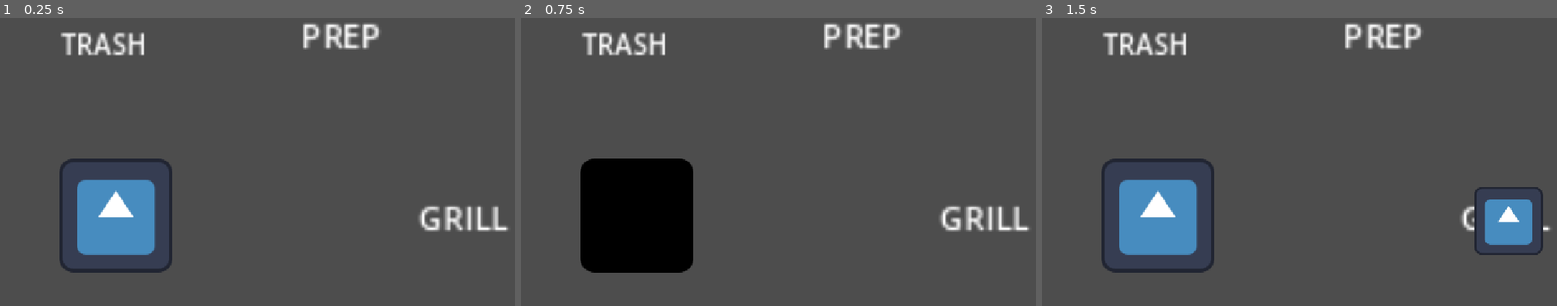
Above: before the commit, frames 1-3 (left to right).
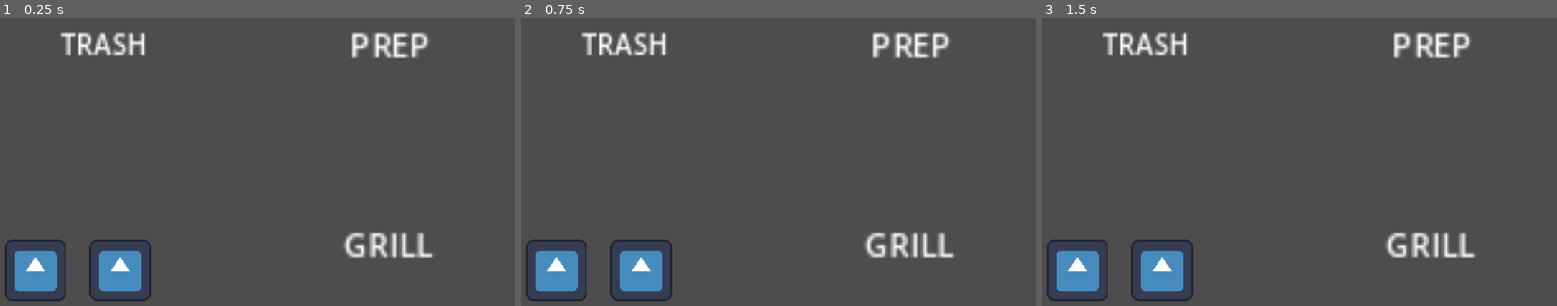
Above: after the commit, the same moments.

Repository: mosssara/Fish-and-Bun
Game: Godot game, scene res://scene/playarea.tscn
Two runs of this game, one before a commit and one after it. Both use one fixed random seed, a clock stepped at 60 frames per second and the inputs below. The engine's default icon, where the game draws it, is replaced by a stand-in: a white triangle on a blue panel in a dark square.
Inputs (mouse positions are in pixels of both pictures, inside the frame that each line leads up to):
- Up to frame 1 (0.25 s): no input
- Up to frame 2 (0.75 s): tap Enter at 0.5 s; move the mouse to (634, 216) at 0.52 s; click (634, 216) at 0.67 s
- Up to frame 3 (1.5 s): tap Space at 1.25 s; move the mouse to (1510, 219) at 1.27 s; click (1510, 219) at 1.42 s

The runs differ from the first frame. In frame 1, 11% of the frame differs, in the area x 0-99%, y 1-99%; in frame 2, 14%; in frame 3, 12%.

Commit message:
getting most basic
-bun pick and place grill
-get grill done need fix

Diff:
--- a/scene/bun.tscn
+++ b/scene/bun.tscn
@@ -16,7 +16,8 @@
 
 [sub_resource type="CircleShape2D" id="CircleShape2D_b1lj4"]
 
-[node name="StaticBody2D" type="StaticBody2D" unique_id=714578673]
+[node name="bun" type="StaticBody2D" unique_id=714578673]
+input_pickable = true
 script = ExtResource("1_lorh1")
 
 [node name="AnimatedSprite2D" type="AnimatedSprite2D" parent="." unique_id=775264034]
@@ -28,3 +29,5 @@
 [node name="CollisionShape2D" type="CollisionShape2D" parent="." unique_id=251103812]
 scale = Vector2(-6.7967796, -6.7967796)
 shape = SubResource("CircleShape2D_b1lj4")
+
+[connection signal="input_event" from="." to="." method="_on_input_event"]
--- /dev/null
+++ b/scene/meat.tscn
@@ -0,0 +1,33 @@
+[gd_scene format=3 uid="uid://bkknqjyu1uqpj"]
+
+[ext_resource type="Script" uid="uid://c4w7p6lxecukd" path="res://script/meat.gd" id="1_muswl"]
+[ext_resource type="Texture2D" uid="uid://dow5gddlsjcoi" path="res://icon.svg" id="2_ldbd8"]
+
+[sub_resource type="SpriteFrames" id="SpriteFrames_13qdw"]
+animations = [{
+"frames": [{
+"duration": 1.0,
+"texture": ExtResource("2_ldbd8")
+}],
+"loop": 1,
+"name": &"default",
+"speed": 5.0
+}]
+
+[sub_resource type="CircleShape2D" id="CircleShape2D_b1lj4"]
+
+[node name="meat" type="StaticBody2D" unique_id=714578673]
+input_pickable = true
+script = ExtResource("1_muswl")
+
+[node name="AnimatedSprite2D" type="AnimatedSprite2D" parent="." unique_id=775264034]
+sprite_frames = SubResource("SpriteFrames_13qdw")
+
+[node name="cooktime" type="Timer" parent="." unique_id=1787109346]
+one_shot = true
+
+[node name="CollisionShape2D" type="CollisionShape2D" parent="." unique_id=251103812]
+scale = Vector2(-6.7967796, -6.7967796)
+shape = SubResource("CircleShape2D_b1lj4")
+
+[connection signal="input_event" from="." to="." method="_on_input_event"]
--- a/scene/playarea.tscn
+++ b/scene/playarea.tscn
@@ -3,7 +3,9 @@
 [ext_resource type="Script" uid="uid://bcsvsms7jksn" path="res://script/bunpick.gd" id="1_eyfrx"]
 [ext_resource type="Texture2D" uid="uid://dow5gddlsjcoi" path="res://icon.svg" id="2_6s32a"]
 [ext_resource type="Script" uid="uid://urbxiqe0enk6" path="res://script/trashcan.gd" id="3_6s32a"]
+[ext_resource type="Script" uid="uid://dkpkewtdc74i8" path="res://script/meatpick.gd" id="3_8pu8s"]
 [ext_resource type="Script" uid="uid://bv3uftvubd3gc" path="res://script/grill_1.gd" id="3_plb6v"]
+[ext_resource type="Script" uid="uid://hh5y7l7fb6ol" path="res://script/prepzone.gd" id="5_c7c5x"]
 
 [sub_resource type="RectangleShape2D" id="RectangleShape2D_xrivr"]
 size = Vector2(112, 119)
@@ -18,22 +20,35 @@
 [node name="grillbert" type="Node2D" unique_id=1707622631]
 
 [node name="Bunzone" type="Area2D" parent="." unique_id=2133173928]
-position = Vector2(132, 562)
+position = Vector2(72, 567)
 scale = Vector2(1.9200001, 1.9200001)
 script = ExtResource("1_eyfrx")
 
 [node name="Bunclick" type="CollisionShape2D" parent="Bunzone" unique_id=2018891238]
-position = Vector2(46, -49.5)
+scale = Vector2(0.583333, 0.583333)
 shape = SubResource("RectangleShape2D_xrivr")
 
 [node name="Sprite2D" type="Sprite2D" parent="Bunzone" unique_id=484312703]
 modulate = Color(1.0991465, 1.0991465, 1.0991465, 1)
-position = Vector2(46.875, -50.520832)
-scale = Vector2(0.8620418, 0.8620418)
+scale = Vector2(0.4662084, 0.4662084)
+texture = ExtResource("2_6s32a")
+
+[node name="Meatzone" type="Area2D" parent="." unique_id=851774330]
+position = Vector2(230, 567)
+scale = Vector2(1.9200001, 1.9200001)
+script = ExtResource("3_8pu8s")
+
+[node name="meatclick" type="CollisionShape2D" parent="Meatzone" unique_id=724159524]
+scale = Vector2(0.583333, 0.583333)
+shape = SubResource("RectangleShape2D_xrivr")
+
+[node name="Sprite2D" type="Sprite2D" parent="Meatzone" unique_id=1287856585]
+modulate = Color(1.0991465, 1.0991465, 1.0991465, 1)
+scale = Vector2(0.4662084, 0.4662084)
 texture = ExtResource("2_6s32a")
 
 [node name="grill1" type="Area2D" parent="." unique_id=1726855729]
-position = Vector2(876, 475)
+position = Vector2(736, 525)
 script = ExtResource("3_plb6v")
 
 [node name="grillclick" type="CollisionShape2D" parent="grill1" unique_id=652496753]
@@ -50,6 +65,7 @@
 
 [node name="trashcan" type="Area2D" parent="." unique_id=1819444425]
 position = Vector2(197, 147)
+scale = Vector2(1.0105522, 1)
 script = ExtResource("3_6s32a")
 
 [node name="CollisionShape2D" type="CollisionShape2D" parent="trashcan" unique_id=1540348807]
@@ -65,7 +81,8 @@
 text = "TRASH"
 
 [node name="prepzone" type="Area2D" parent="." unique_id=1810284445]
-position = Vector2(640, 130)
+position = Vector2(731, 147)
+script = ExtResource("5_c7c5x")
 
 [node name="CollisionShape2D" type="CollisionShape2D" parent="prepzone" unique_id=1178149671]
 scale = Vector2(11.08, 11.08)
@@ -80,5 +97,7 @@
 text = "PREP"
 
 [connection signal="input_event" from="Bunzone" to="Bunzone" method="_on_input_event"]
+[connection signal="input_event" from="Meatzone" to="Meatzone" method="_on_input_event"]
 [connection signal="input_event" from="grill1" to="grill1" method="_on_input_event"]
 [connection signal="input_event" from="trashcan" to="trashcan" method="_on_input_event"]
+[connection signal="input_event" from="prepzone" to="prepzone" method="_on_input_event"]
--- a/script/Global.gd
+++ b/script/Global.gd
@@ -3,11 +3,17 @@
 var select_meat = false
 var select_lettuce = false
 var select_secret = false
+var current_select = null
+var parent = null
+var grill1 = false # unoccupied
+var foodstack = [] #array to save food order etc bread/meat/meat etc
 func select_check(select1,select2,select3,select4):
-	var result = (select1 or select2 or select3 or select4)
+	var result = (select1 == true or select2 == true or select3 == true or select4 == true)
 	return result
 
-var grill1 = false # unoccupied
+func showstat():
+	print("bun ",Global.select_bun, "\nmeat ",Global.select_meat," \nlettuce ",Global.select_lettuce,"\nsecret",Global.select_secret,"\nCurrent select ",Global.current_select)
+
 
 func _ready() -> void:
 	pass # Replace with function body.
--- a/script/bun.gd
+++ b/script/bun.gd
@@ -2,11 +2,11 @@
 @onready var cooktime: Timer = $cooktime
 @onready var animated_sprite_2d: AnimatedSprite2D = $AnimatedSprite2D
 
-var raw = 12 # 12 sec-time set is raw
-var half = 6 # 6 sec to 11.999 sec is half
+var raw = 13 # 12 sec-time set is raw
+var half = 8 # 6 sec to 11.999 sec is half
 var cooked = 1 # 1-6 is cookes and less than 1 is burned
 
-var bun_status = 1 # 1 = raw ,2 = half, 3 = cooked, 0 = burned
+var status = 11 # 1 = raw ,2 = half, 3 = cooked, 0 = burned
 # Called when the node enters the scene tree for the first time.
 func _ready() -> void:
 	cooktime.start(15)
@@ -14,22 +14,31 @@
 
 # Called every frame. 'delta' is the elapsed time since the previous frame.
 func _process(delta: float) -> void:
-	if cooktime.get_time_left() >= raw:
+	if cooktime.get_time_left() >= raw and cooktime.is_stopped() == false:
 		print(cooktime.get_time_left(),"raw")
-		bun_status = 1
-	elif cooktime.get_time_left() >= half:
+		status = 11
+	elif cooktime.get_time_left() >= half and cooktime.is_stopped() == false:
 		print(cooktime.get_time_left(),"half")
-		bun_status = 2
-	elif cooktime.get_time_left() >= cooked:
+		status = 12
+	elif cooktime.get_time_left() >= cooked and cooktime.is_stopped() == false:
 		print(cooktime.get_time_left(),"cooked")
-		bun_status = 3
+		status = 13
 	else:
 		print(cooktime.get_time_left(),"burned")
-		bun_status = 0
+		status = 0
 
 	if Global.select_bun == false:
 		animated_sprite_2d.set_modulate(Color.WHITE)
+
+	if Global.grill1 == false:
+		cooktime.set_paused(true)
 func _on_input_event(viewport: Node, event: InputEvent, shape_idx: int) -> void:
-	if event is InputEventMouseButton and event.button_index == 1 and event.is_pressed() and Global.select_check(Global.select_bun,Global.select_meat, Global.select_lettuce,Global.select_secret): #check left click #boolean to check with grill
+	if event is InputEventMouseButton and event.button_index == 1 and event.is_pressed() and Global.select_check(Global.select_bun,Global.select_meat, Global.select_lettuce,Global.select_secret) != true: #check left click
+		print("CLICK")
+		Global.current_select = get_node(get_path())
+		Global.parent = get_parent()
+		print(Global.current_select)
 		Global.select_bun = true #boolean to check with grill
 		animated_sprite_2d.set_modulate(Color.BLACK)
+
+		Global.showstat()
--- a/script/bunpick.gd
+++ b/script/bunpick.gd
@@ -1,15 +1,19 @@
 extends Area2D
 
 @onready var sprite_2d: Sprite2D = $Sprite2D
+var bun_scene = load("res://scene/bun.tscn")
+var bun = bun_scene.instantiate()
 
 func _ready() -> void:
 	pass
 
 func _on_input_event(viewport: Node, event: InputEvent, shape_idx: int) -> void:
-	if event is InputEventMouseButton and event.button_index == 1 and event.is_pressed() and Global.select_bun != true: #check left click
+	if event is InputEventMouseButton and event.button_index == 1 and event.is_pressed() and Global.select_check(Global.select_bun,Global.select_meat, Global.select_lettuce,Global.select_secret) != true: #check left click
 		Global.select_bun = true #boolean to check with grill
+		Global.current_select = "Bun"
 		sprite_2d.set_modulate(Color.BLACK)
 
+		Global.showstat()
 func _process(delta: float) -> void:
 	if Global.select_bun == false:
 		sprite_2d.set_modulate(Color.WHITE)
--- a/script/grill.gd
+++ /dev/null
@@ -1,11 +0,0 @@
-extends Node2D
-
-
-# Called when the node enters the scene tree for the first time.
-func _ready() -> void:
-	pass # Replace with function body.
-
-
-# Called every frame. 'delta' is the elapsed time since the previous frame.
-func _process(delta: float) -> void:
-	pass
--- a/script/grill_1.gd
+++ b/script/grill_1.gd
@@ -1,12 +1,29 @@
 extends Area2D
 
 var bun_scene = load("res://scene/bun.tscn")
-var bun = bun_scene.instantiate()
+var meat_scene = load("res://scene/meat.tscn")
 
 func _on_input_event(viewport: Node, event: InputEvent, shape_idx: int) -> void:
-	if event is InputEventMouseButton and event.button_index == 1 and event.is_pressed() and Global.select_bun == true and Global.grill1 == false:
+	if event is InputEventMouseButton and event.button_index == 1 and event.is_pressed() and Global.select_check(Global.select_bun,Global.select_meat, Global.select_lettuce,Global.select_secret) == true and Global.grill1 == false:
+
+		var bun = bun_scene.instantiate()
+		var meat = meat_scene.instantiate()
+
+		match str(Global.current_select):
+			"bun":
+				add_child(bun)
+				bun.global_position = global_position
+			"meat":
+				add_child(meat)
+				meat.global_position = global_position
+
+		Global.current_select = null
 		Global.select_bun = false
+		Global.select_meat = false
 		Global.grill1 = true
 		print("grill")
-		add_child(bun)
-		bun.global_position = global_position
+
+
+
+
+		Global.showstat()
--- /dev/null
+++ b/script/meat.gd
@@ -0,0 +1,45 @@
+extends Node2D
+@onready var cooktime: Timer = $cooktime
+@onready var animated_sprite_2d: AnimatedSprite2D = $AnimatedSprite2D
+
+var raw = 10 # 12 sec-time set is raw
+var half = 5 # 6 sec to 11.999 sec is half
+var cooked = 0.5 # 1-6 is cookes and less than 1 is burned
+
+var status = 21 # 1 = raw ,2 = half, 3 = cooked, 0 = burned
+# Called when the node enters the scene tree for the first time.
+func _ready() -> void:
+	cooktime.start(15)
+
+
+# Called every frame. 'delta' is the elapsed time since the previous frame.
+func _process(delta: float) -> void:
+	if cooktime.get_time_left() >= raw and cooktime.is_stopped() == false:
+		print(cooktime.get_time_left(),"raw")
+		status = 21
+
+	elif cooktime.get_time_left() >= half and cooktime.is_stopped() == false:
+		print(cooktime.get_time_left(),"half")
+		status = 22
+	elif cooktime.get_time_left() >= cooked and cooktime.is_stopped() == false:
+		print(cooktime.get_time_left(),"cooked")
+		status = 23
+	else:
+		print(cooktime.get_time_left(),"burned")
+		status = 0
+
+	if Global.select_meat == false:
+		animated_sprite_2d.set_modulate(Color.WHITE)
+
+	if Global.grill1 == false:
+		cooktime.set_paused(true)
+func _on_input_event(viewport: Node, event: InputEvent, shape_idx: int) -> void:
+	if event is InputEventMouseButton and event.button_index == 1 and event.is_pressed() and Global.select_check(Global.select_bun,Global.select_meat, Global.select_lettuce,Global.select_secret) != true: #check left click
+		Global.current_select = get_node(get_path())
+		print("path: "+Global.current_select)
+		Global.parent = get_parent()
+		print(Global.current_select)
+		Global.select_meat = true #boolean to check with grill
+		animated_sprite_2d.set_modulate(Color.BLACK)
+
+		Global.showstat()
--- /dev/null
+++ b/script/meatpick.gd
@@ -0,0 +1,19 @@
+extends Area2D
+
+@onready var sprite_2d: Sprite2D = $Sprite2D
+var meat_scene = load("res://scene/meat.tscn")
+var meat = meat_scene.instantiate()
+
+func _ready() -> void:
+	pass
+
+func _on_input_event(viewport: Node, event: InputEvent, shape_idx: int) -> void:
+	if event is InputEventMouseButton and event.button_index == 1 and event.is_pressed() and Global.select_check(Global.select_bun,Global.select_meat, Global.select_lettuce,Global.select_secret) != true: #check left click
+		Global.select_meat = true #boolean to check with grill
+		Global.current_select = "Meat"
+		sprite_2d.set_modulate(Color.BLACK)
+
+		Global.showstat()
+func _process(delta: float) -> void:
+	if Global.select_meat == false:
+		sprite_2d.set_modulate(Color.WHITE)
--- /dev/null
+++ b/script/prepzone.gd
@@ -0,0 +1,22 @@
+extends Area2D
+
+func _on_input_event(viewport: Node, event: InputEvent, shape_idx: int) -> void:
+	if event is InputEventMouseButton and event.button_index == 1 and event.is_pressed() and Global.select_check(Global.select_bun,Global.select_meat, Global.select_lettuce,Global.select_secret) == true:
+
+		if Global.current_select is String:
+			Global.current_select = null
+		elif Global.current_select != null:
+			if Global.parent.name == "grill1":
+				Global.grill1 = false
+				Global.foodstack.append(Global.current_select.status)
+				print(Global.current_select.name)
+				print(Global.foodstack)
+				Global.current_select.free()
+
+		#need to write script to display the food stacking
+		Global.select_bun = false
+		Global.select_meat = false
+		Global.select_lettuce = false
+		Global.select_secret = false
+		Global.current_select = null
+		Global.showstat()
--- a/script/trashcan.gd
+++ b/script/trashcan.gd
@@ -1,8 +1,20 @@
 extends Area2D
 
 func _on_input_event(viewport: Node, event: InputEvent, shape_idx: int) -> void:
-	if event is InputEventMouseButton and event.button_index == 1 and event.is_pressed() and Global.select_bun == true:
+	if event is InputEventMouseButton and event.button_index == 1 and event.is_pressed() and Global.select_check(Global.select_bun,Global.select_meat, Global.select_lettuce,Global.select_secret) == true:
+
+		if Global.current_select is String:
+			Global.current_select = null
+		elif Global.current_select != null:
+			if Global.parent.name == "grill1":
+				Global.grill1 = false
+			#else:
+			print(Global.current_select)
+			Global.current_select.free()
+			Global.current_select = null
+
 		Global.select_bun = false
 		Global.select_meat = false
 		Global.select_lettuce = false
 		Global.select_secret = false
+		Global.showstat()
Not shown, removed: script/grill.gd.uid
Not shown, added: script/meat.gd.uid
Not shown, added: script/meatpick.gd.uid
Not shown, added: script/prepzone.gd.uid
